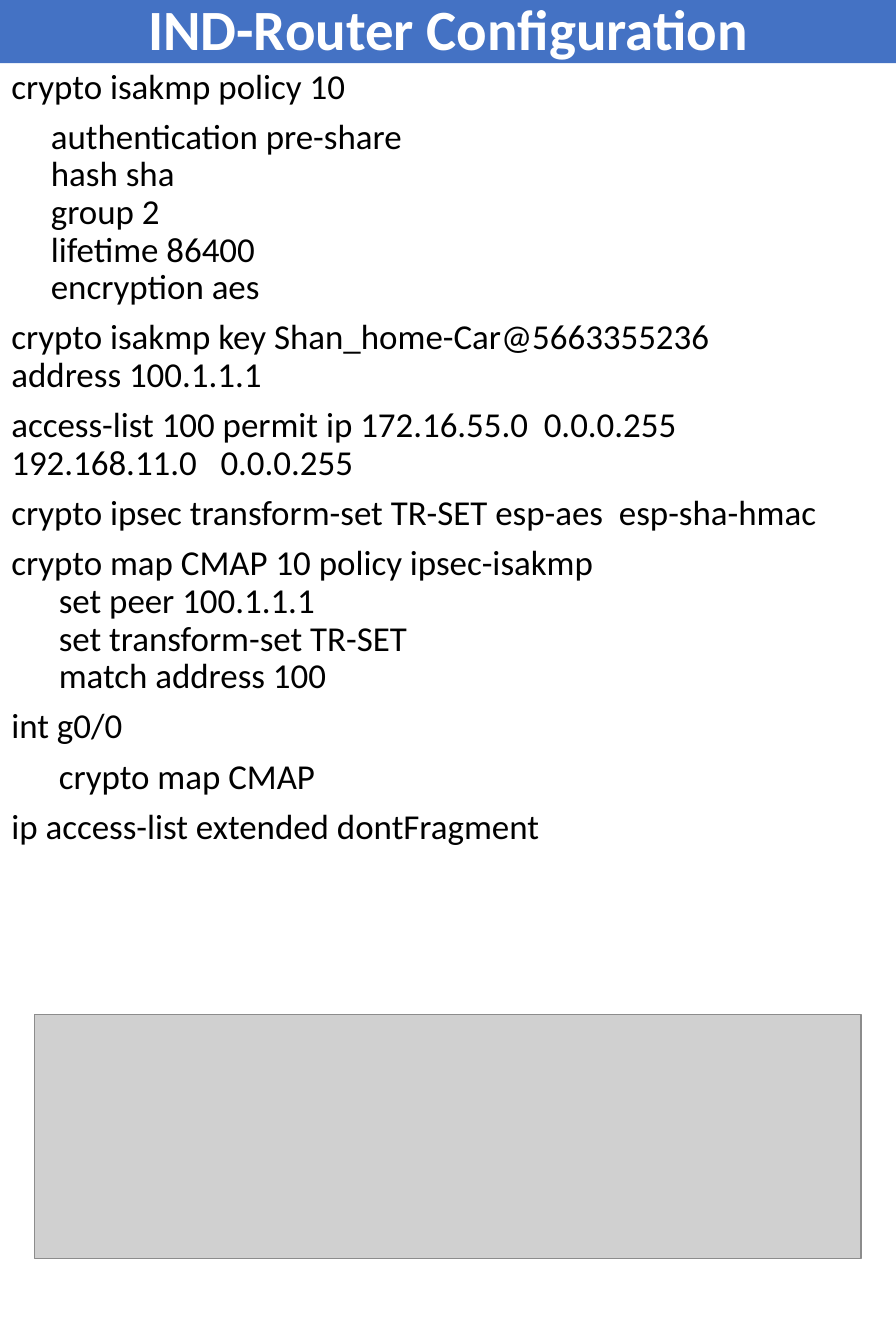
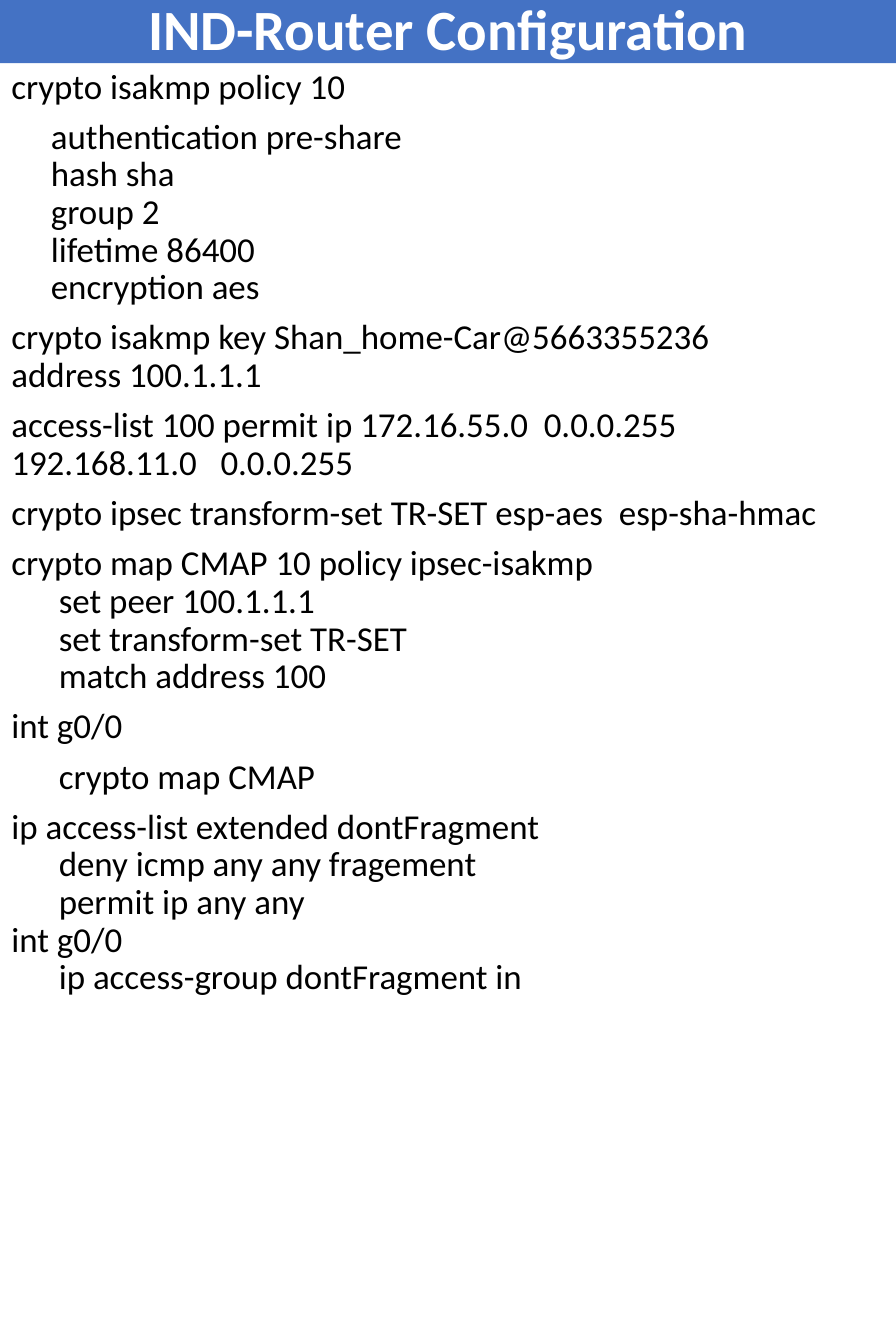
Before and after one commit to shankarpradhan/Networking, a slide deck: slide 5 of SITE-TO-SITE VPN (TROUBLESHOOT).pptx. Drawn at 896x1344 pixels with LibreOffice and Linux fonts; fonts in the diff are those of the drawing; grey boxes stand for pictures. Boxes give left, top, right and bottom in pixels: in the first picture for what was removed or moved away, otherwise in the second. Text is boxed around its words. In the diff, an @@ line names an element or a change of style, - is before the commit and + after.

```diff
--- a/SITE-TO-SITE VPN (TROUBLESHOOT).pptx
+++ b/SITE-TO-SITE VPN (TROUBLESHOOT).pptx
@@ text at bbox=[11, 814, 539, 995]: text changed @@
-ip access-list extended dontFragment
+ip access-list extended dontFragment
+deny icmp any any fragement
+permit ip any any
+int g0/0
+ip access-group dontFragment in
@@ picture removed at bbox=[35, 1016, 862, 1259] @@
```
Also in this commit, not shown: 7 other slides changed, 2 slides added, 7 other files.
